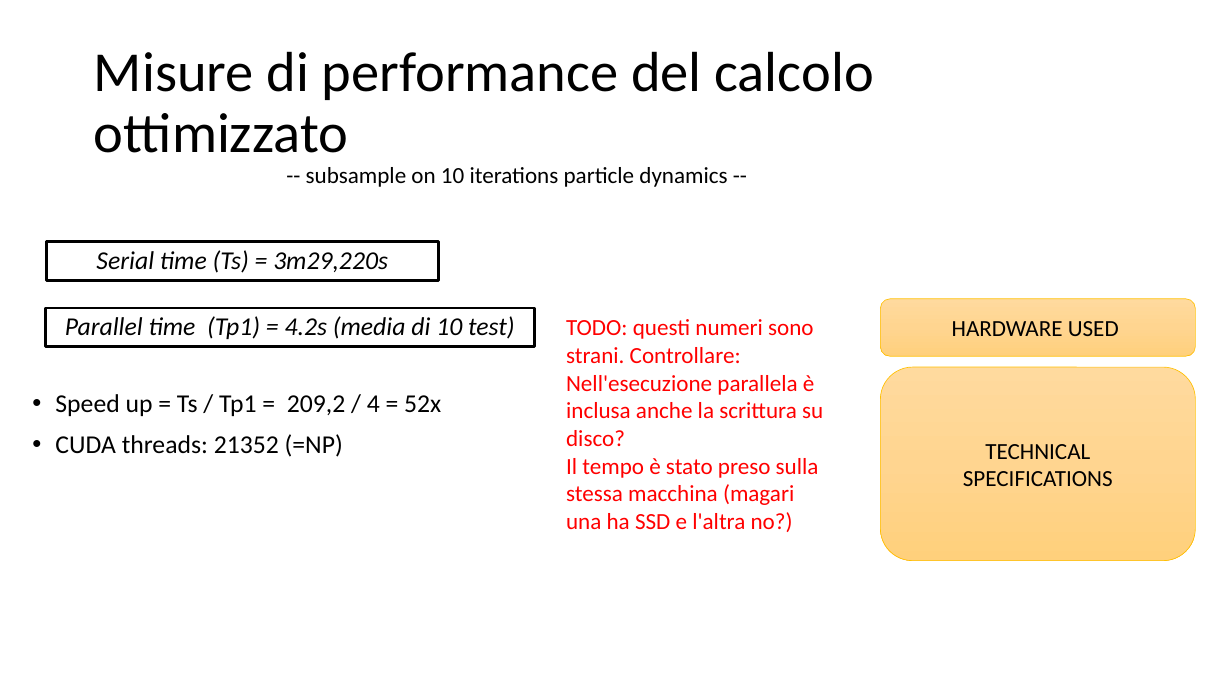
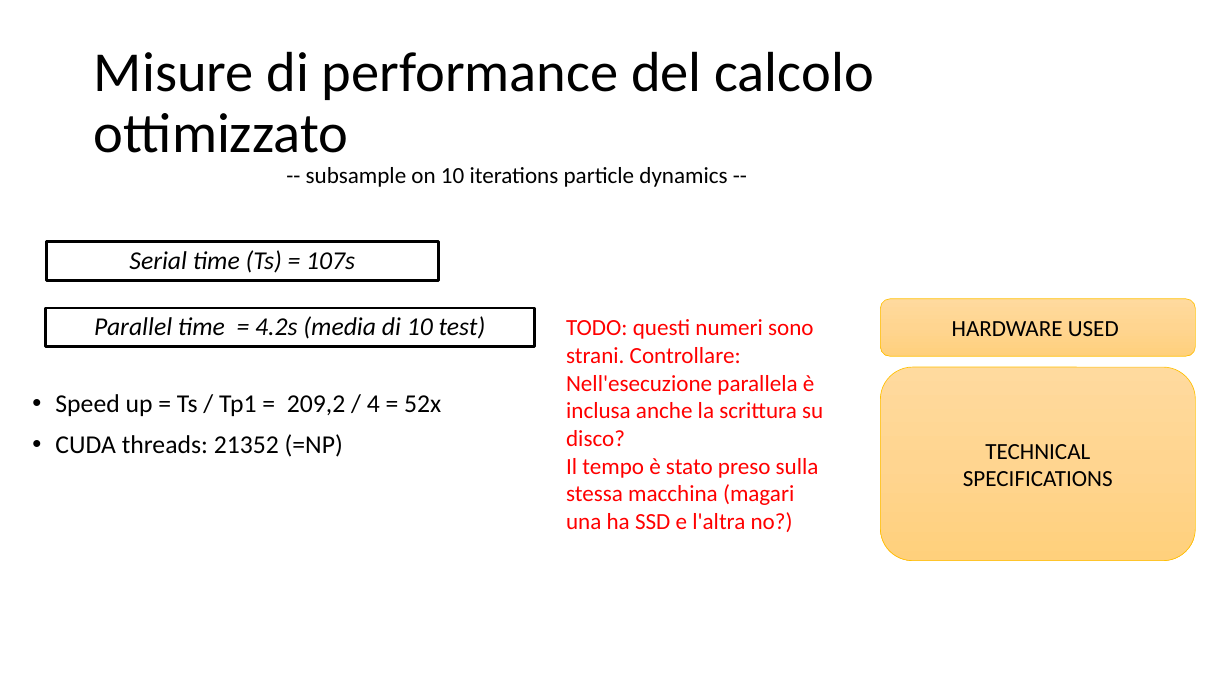
Before and after one commit to piepor/particles-simulation-parallel, a slide deck: slide 17 of presentazione/presentazione.pptx (slide 16 before the commit). Drawn at 1232x693 pixels with LibreOffice and Linux fonts; fonts in the diff are those of the drawing. Boxes give left, top, right and bottom in pixels: in the first picture for what was removed or moved away, otherwise in the second. Text is boxed around its words. In the diff, an @@ line names an element or a change of style, - is before the commit and + after.

```diff
--- a/presentazione/presentazione.pptx
+++ b/presentazione/presentazione.pptx
@@ text in rectangle at bbox=[129, 250, 355, 273]: text changed @@
-Serial time (Ts) = 3m29,220s
+Serial time (Ts) = 107s
@@ text in rectangle at bbox=[94, 316, 486, 339]: text changed @@
-Parallel time (Tp1) = 4.2s (media di 10 test)
+Parallel time = 4.2s (media di 10 test)
```
Also in this commit, not shown: 6 other slides changed, 2 slides added, 6 slides removed, 1 other file.
